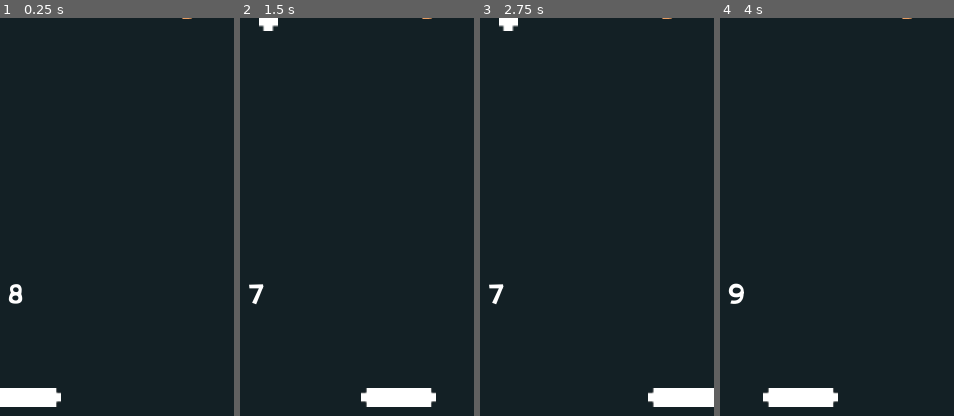
Above: before the commit, frames 1-4 (left to right).
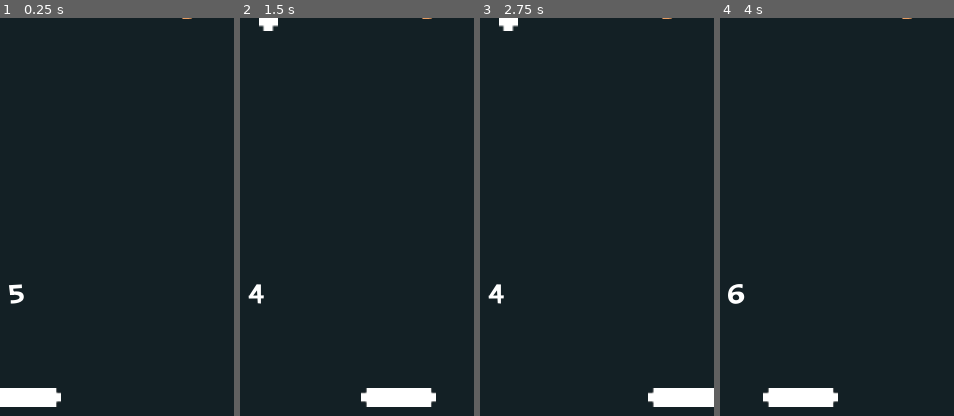
Above: after the commit, the same moments.

Repository: Szczocik/Pong_Move
Game: Godot game, scene res://Levels/Level_2.tscn
Two runs of this game, one before a commit and one after it. Both use one fixed random seed, a clock stepped at 60 frames per second and the inputs below. This scene is started directly instead of the project's main scene.
Inputs:
- Up to frame 1 (0.25 s): no input
- Up to frame 2 (1.5 s): hold Right (ui_right) 0.53-1.28 s; hold Left (ui_left) from 1.28 s (still down)
- Up to frame 3 (2.75 s): release Left (ui_left) at 2.03 s; hold Right (ui_right) from 2.03 s (still down)
- Up to frame 4 (4 s): release Right (ui_right) at 3.53 s; hold Left (ui_left) from 3.53 s (still down)
The pictures show only the part of the screen within x 45-95%, y 50-100%; the shares and areas given below are measured in that part.

The runs differ from the first frame. In frame 1, 0.2% of the frame differs, in the area x 3-11%, y 66-72%; in frame 2, 0.2%; in frame 3, 0.2%; in frame 4, 0.2%.

Commit message:
Change scene

Diff:
--- a/Levels/GameState.gd
+++ b/Levels/GameState.gd
@@ -2,7 +2,7 @@
 
 
 
-var PlayerScore = 8
+var PlayerScore = 5
 
 
 func _ready():
@@ -29,28 +29,25 @@
 	$CountdownTimer.start()
 	$CountdownLabel.visible = true
 	$ScoreSound.play()
-	if PlayerScore > 4:
+	if PlayerScore > 7:
 		get_tree().call_group("BallGroup","speed_ball")
 		update_GUI()
 
 	if PlayerScore == 10:
 		update_GUI()
-		get_tree().change_scene("res://Levels/Level_" + str(int(get_tree().current_scene.name) + 1) + ".tscn")
+		change_scene()
 
+	if PlayerScore == 20:
+		game_over()
 
-
-func chenge_scene_1():
-	get_tree().change_scene("res://Levels/Level_1.tscn")
-	update_GUI()
-
-
-func chenge_scene_2():
-	get_tree().change_scene("res://Levels/Level_1.tscn")
-	update_GUI()
 
 func coin_up():
 	PlayerScore += 1
 	update_GUI()
+
+
+func change_scene():
+	get_tree().change_scene("res://Levels/Level_" + str(int(get_tree().current_scene.name) + 1) + ".tscn")
 
 
 func update_GUI():
--- a/Levels/Level_2.tscn
+++ b/Levels/Level_2.tscn
@@ -19,7 +19,7 @@
 [sub_resource type="RectangleShape2D" id=2]
 extents = Vector2( 299.5, 17.5 )
 
-[node name="Level_1" type="Node"]
+[node name="Level_2" type="Node"]
 script = ExtResource( 4 )
 
 [node name="ColorRect" type="ColorRect" parent="."]
--- a/Levels/Level_End.tscn
+++ b/Levels/NextLevel.tscn
@@ -1,25 +1,25 @@
 [gd_scene load_steps=7 format=2]
 
-[ext_resource path="res://kirifont/KiriFont.ttf" type="DynamicFontData" id=1]
-[ext_resource path="res://bg_layer1.png" type="Texture" id=2]
+[ext_resource path="res://Levels/Next Level.gd" type="Script" id=1]
+[ext_resource path="res://kirifont/KiriFont.ttf" type="DynamicFontData" id=2]
 [ext_resource path="res://icon.png" type="Texture" id=3]
-[ext_resource path="res://Levels/Next Level.gd" type="Script" id=4]
+[ext_resource path="res://bg_layer1.png" type="Texture" id=4]
 
 [sub_resource type="DynamicFont" id=1]
 size = 40
 outline_size = 5
 outline_color = Color( 0.239216, 0.345098, 0.819608, 1 )
 use_filter = true
-font_data = ExtResource( 1 )
+font_data = ExtResource( 2 )
 
 [sub_resource type="DynamicFont" id=2]
 size = 30
 outline_size = 3
 outline_color = Color( 0.239216, 0.345098, 0.819608, 1 )
 use_filter = true
-font_data = ExtResource( 1 )
+font_data = ExtResource( 2 )
 
-[node name="Level1_End" type="Control"]
+[node name="NextLevel" type="Control"]
 anchor_right = 1.0
 anchor_bottom = 1.0
 __meta__ = {
Not shown: 2 places in Levels/NextLevel.tscn that only renumber resources
